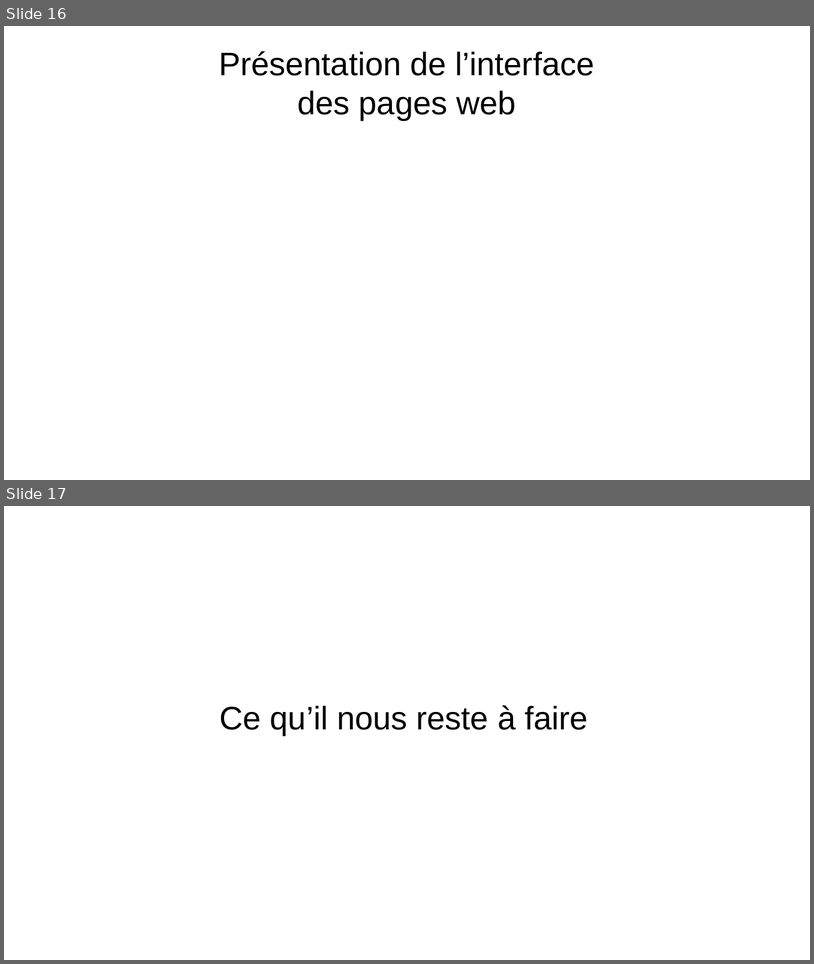
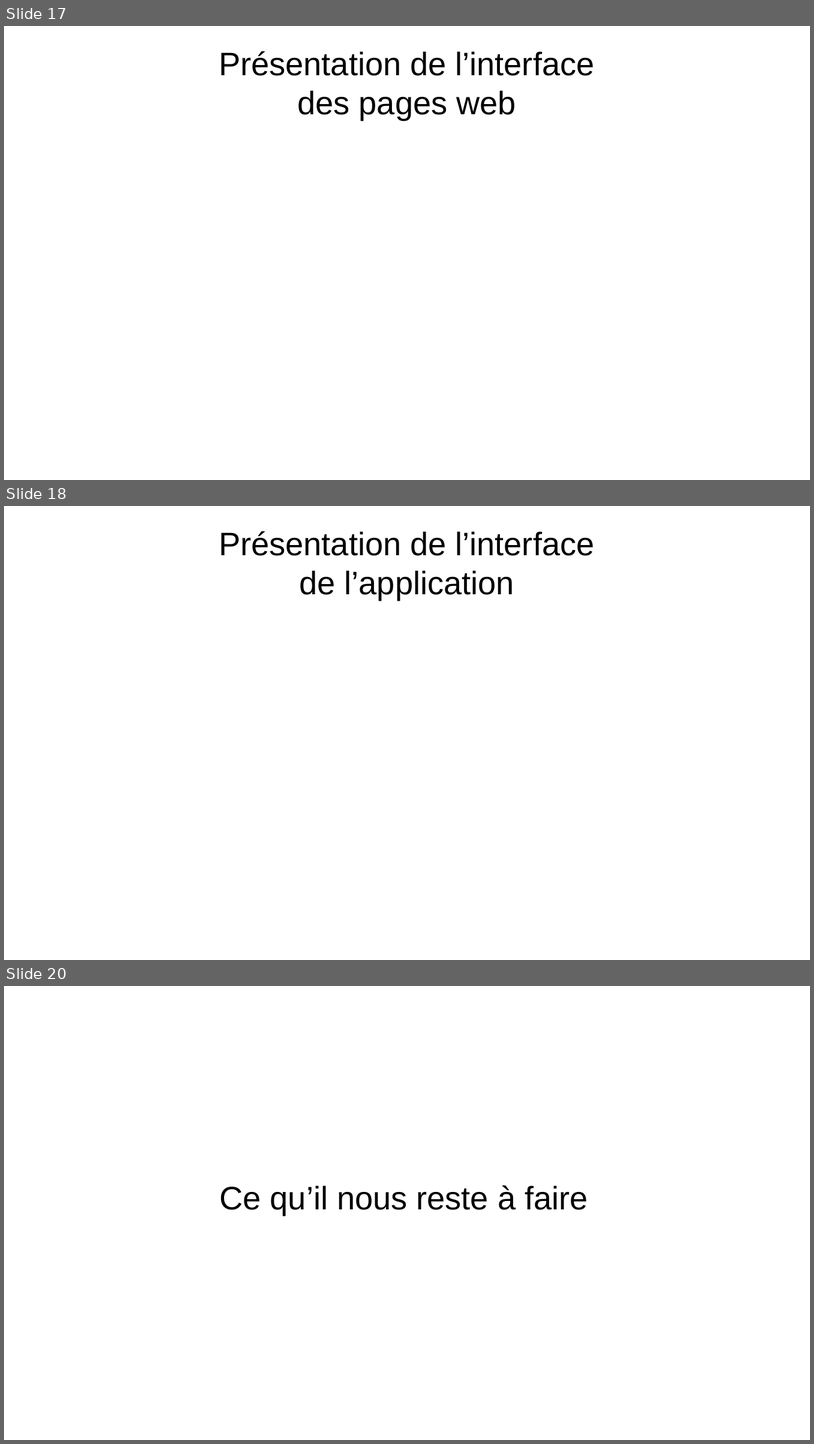
Before and after one commit to Gabin221/Tracking-BLE-documents, a slide deck: Revues/Revues1/presentation_yahya_andrea_gabin.odp. Shown one above the other, each under a label of ours: slides 16 and 17 before the commit, slides 17, 18 and 20 after it; the slides between them are not shown. The pictures are 814x964 and 814x1444 pixels, drawn with LibreOffice and Linux fonts; fonts in the diff are those of the drawing. Boxes give left, top, right and bottom in pixels: in the first picture for what was removed or moved away, otherwise in the second. Text is boxed around its words. In the diff, an @@ line names an element or a change of style, - is before the commit and + after.

```diff
--- a/Revues/Revues1/presentation_yahya_andrea_gabin.odp
+++ b/Revues/Revues1/presentation_yahya_andrea_gabin.odp
@@ slide 18 added at [4,506,810,960], background #FFFFFF @@
@@ title added at [219,531,595,600], 32 pt, text #000000 @@
+Présentation de l’interface
+de l’application
@@ what was slide 16 is now slide 17 @@
@@ what was slide 17 is now slide 20 @@
```
Also in this commit, not shown: 1 slide changed, 2 other slides added, 1 other file.
